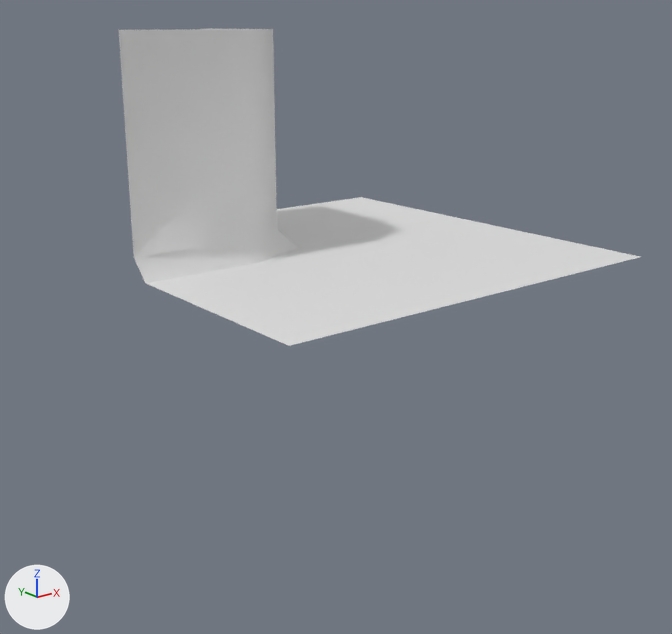
The Blender file asset_src/tiles.blend as it was, and as the next commit left it.
One viewpoint serves both versions: a 50 mm lens placed at (-2.71, -3.39, 1.02), pointed at (-0.06, -0.08, -0.31). Arrows for +X, +Y and +Z are at lower left; the lights stay in place. The same objects are shown in both versions, whatever each file hides.

The scene before the commit, as lines of its bpy script (objects in view):
```python
me_cube_015 = bpy.data.meshes.new('Cube.015')
me_cube_015.from_pydata(...)  # 25 vertices, 15 faces; spans x -1.0..1.0, y 0.0..1.0, z -1.0..1.0
# faces by material slot: [7, 8]
me_cube_015.materials.append(mat_material_017)  # its picture is missing
me_cube_015.materials.append(mat_material_016)  # its picture is missing
# before: 0 (-1.0, 0.0, 1.0) at pixel (288, 345), 3 (1.0, 0.0, 1.0) at pixel (641, 256), 4 (1.0, 0.0, -1.0) at pixel (361, 197), 5 (-0.1, 0.5, -1.0), 7 (-1.0, 0.5, -0.1) at pixel (127, 159)
# before: 10 (-0.1, 1.0, -1.0) at pixel (200, 28), 11 (-0.2, 1.0, -0.2) at pixel (273, 29), 12 (-1.0, 1.0, -0.1) at pixel (118, 29), 13 (-0.1, 1.0, -0.45) at pixel (260, 28), 14 (-0.45, 1.0, -0.1) at pixel (238, 29)
# before: 17 (-1.0, 0.0, -0.01) at pixel (145, 283), 18 (-1.0, 0.09, -0.1) at pixel (133, 257), 19 (-0.1, 0.09, -1.0), 20 (-0.01, 0.0, -1.0)
ob_cliff_1111_1000 = bpy.data.objects.new('cliff_1111-1000', me_cube_015)
ob_cliff_1111_1000.location = (0.0, 0.0, 0.0)
ob_cliff_1111_1000.rotation_euler = (1.571, 0.0, 0.0)  # degrees (90, 0, 0)
```
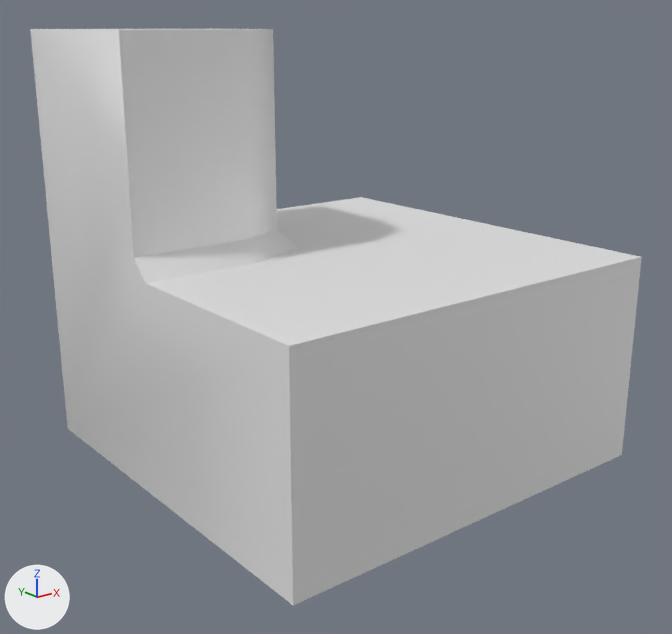
Changed parts and their boxes [x1, y1, x2, y2] in the pictures (672 x 634 px):
'cliff_1111-1000', reshaped (17% wider, 81% taller): before [119, 29, 640, 346]; after [30, 29, 642, 605]
part 1 of me_cube_015, added: after [30, 29, 642, 605]

The edits, one by one:
me_cube_015 has 25 vertices, 15 faces and spans x -1.0..1.0, y 0.0..1.0, z -1.0..1.0.
me_cube_015 is used by ob_cliff_1111_1000; location (0.0, 0.0, 0.0); rotation (1.571, 0.0, 0.0), in degrees (90, 0, 0).
Verts and faces of me_cube_015; kept vertices keep their numbers, new ones are numbered from 25.
Part 1, on me_cube_015:
New vertices 25, 26, 27 stand at vertices 0, 3, 4, in that order, plus (0.0, -1.0, 0.0).
New vertex 28 is at (-1.0, 1.0, -1.0), pixel (30, 28).
New vertex 29 is at (-1.0, -1.0, -1.0), pixel (67, 428).
New faces: (10, 28, 12, 14, 11, 13), (0, 17, 18, 7, 12, 28, 29, 25), (4, 27, 29, 28, 10, 5, 19, 20) (mat_material_016 (its picture is missing)).
New faces: (25, 29, 27, 26), (0, 25, 26, 3), (3, 26, 27, 4) (mat_material_017 (its picture is missing)).
